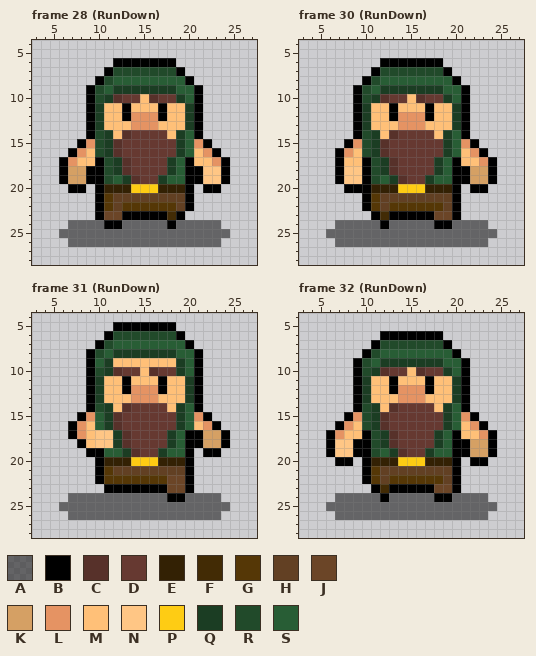
Edited in one commit: pixel-art file (.Aseprite Files/Character Sprites/Dwarf Run Animation.aseprite). Above: the version before the commit.
32x32 pixels, 32 frames. Shown: frame 28 (RunDown): x 3..27, y 4..28; frame 30 (RunDown): x 3..27, y 4..28; frame 31 (RunDown): x 3..27, y 4..28; frame 32 (RunDown): x 3..27, y 4..28. The commit also changed other frames, which this record leaves out.
Palette (. is transparent): A #00000082  B #000000  C #57312a  D #663931  E #332104  F #422b05  G #553706  H #624023  J #6b4527  K #d5a064  L #e59363  M #ffc078  N #ffc685  P #fecc14  Q #1b3d23  R #214a2a  S #285d35
After the commit:
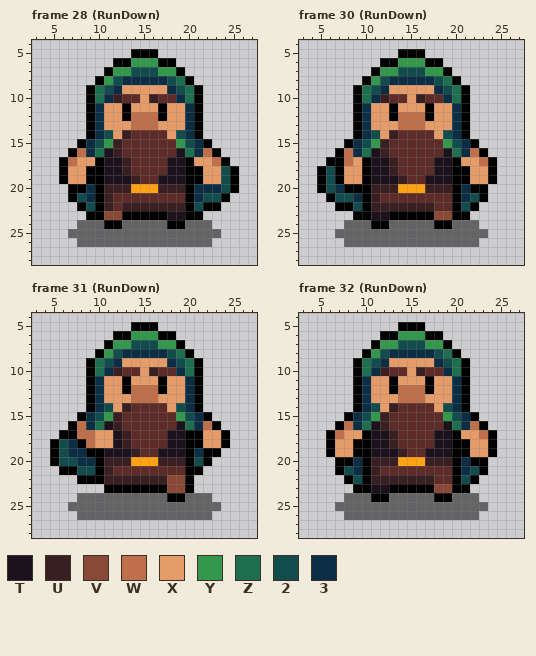
Colours new in this view: T #1c121c  U #391f21  V #8a4836  W #bf6f4a  X #e69c69  Y #33984b  Z #1e6f50  2 #134c4c  3 #0c2e44
The exact change:
layer "Version 3/Shadow" added
layer "Version 3/Dwarf" added
layer "Shadow" removed
layer "Layer 1" removed
colour D: #663931 -> #5d2c28
colour P: #fecc14 -> #ffa214
Changed rows in their new state; - is a pixel that keeps its letter.
Frame 28 (RunDown):
first column x 6:
 5 --------BBB---------
 6 --------YYY---------
 7 ------YY222YY-------
 8 -----Y2333332Z------
 9 ----Z23XXXXX32Z-----
10 ----Z3U--XU--3Z-----
11 ----3XX-XXX-XX3-----
12 ----3XX-WWW-XX3-----
13 ----3XXXWWWXXX3-----
14 ----32XU----X23-----
15 ---32YU------Y23----
16 --W3ZTU------TZ3W---
17 -WXX-TTU----TT-XXW--
18 -XX--TTU----TT--XX2B
19 -XX--TTTU--TTT--XX2B
20 ---3-UUU---UUU-3332B
21 -B23-UDDDDDDDD-322B-
22 --B2-UDUUUUUUU-2BB--
23 ---B-VV-----TTBB----
24 -.-----------B---.--
25 .-----------------.-
26 -.---------------.--
Frame 30 (RunDown):
first column x 5:
 5 ---------BBB--------
 6 ---------YYY--------
 7 -------YY222YY------
 8 ------Y2333332Z-----
 9 -----Z23XXXXX32Z----
10 -----Z3U--XU--3Z----
11 -----3XX-XXX-XX3----
12 -----3XX-WWW-XX3----
13 -----3XXXWWWXXX3----
14 -----32XU----X23----
15 ----32YU------Y23---
16 ---W3ZTU------TZ3W--
17 -B-WX-TTU----TT-XXW-
18 B2-XX-TTU----TT--XX-
19 B2-XX-TTTU--TTT--XX-
20 B23---UUU---UUU-3---
21 -B223-UDDDDDDDD-32B-
22 --BB2-UUUUUUUDD-2B--
23 ----BBTT-----VV-B---
24 --.---B-----------.-
25 -.-----------------.
26 --.---------------.-
Frame 31 (RunDown):
first column x 5:
 5 -------..---..------
 6 ------.BBYYYBB.-----
 7 -----.BYY222YYB.----
 8 ----.BY2333332ZB.---
 9 -----Z23XXXXX32Z----
10 -----Z3U--XU--3Z----
11 -----3XX-XXX-XX3----
12 -----3XX-WWW-XX3----
13 -----3XXXWWWXXX3----
14 -----32XU----X23----
15 ----32YU------Y23---
16 ---W3ZTU------TZ3W--
17 -B-WWXXTU----TT--XX-
18 B23-WXXTU----TT--XX-
19 B233--TTTU--TTT-3---
20 B2233-UUU---UUU-2B--
21 -BB22-UDDDDDDDD-B---
22 ---BB-UUUUUUUVV-----
23 -------------VV-----
24 --.---------------.-
25 -.-----------------.
26 --.---------------.-
Frame 32 (RunDown):
first column x 6:
 5 --------BBB--------
 6 --------YYY--------
 7 ------YY222YY------
 8 -----Y2333332Z-----
 9 ----Z23XXXXX32Z----
10 ----Z3U--XU--3Z----
11 ----3XX-XXX-XX3----
12 ----3XX-WWW-XX3----
13 ----3XXXWWWXXX3----
14 ----32XU----X23----
15 ---32YU------Y23---
16 --W3ZTU------TZ3W--
17 -WXX-TTU----TT-XXW-
18 -XX--TTU----TT--XX-
19 -XX--TTTU--TTT--XX-
20 ---3-UUU---UUU-3---
21 -B23-UDDDDDDDD-32B-
22 --B2-UUUUUUUDD-2B--
23 ---BBTT-----VV-B---
24 -.---B-----------.-
25 .-----------------.
26 -.---------------.-
Where, in picture pixels (left, top, right, bottom), the same in both pictures:
changed: (59, 49, 239, 247)
changed: (317, 49, 497, 247)
changed: (50, 322, 230, 520)
changed: (326, 322, 497, 520)
